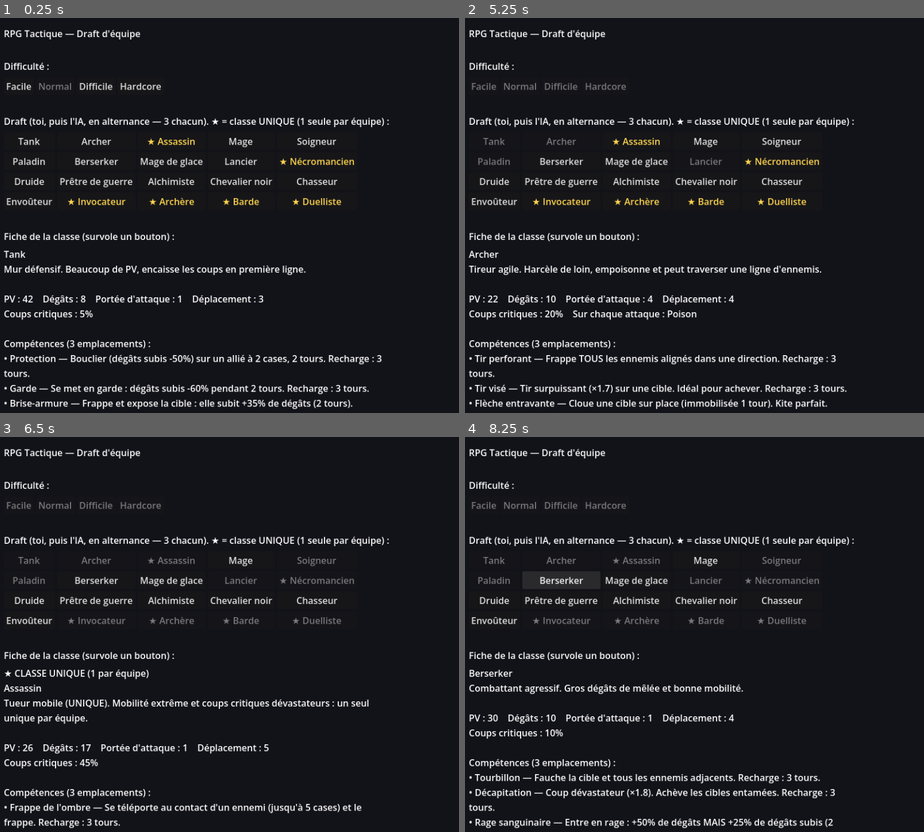
Above: before the commit, frames 1-4 (two rows, left to right).
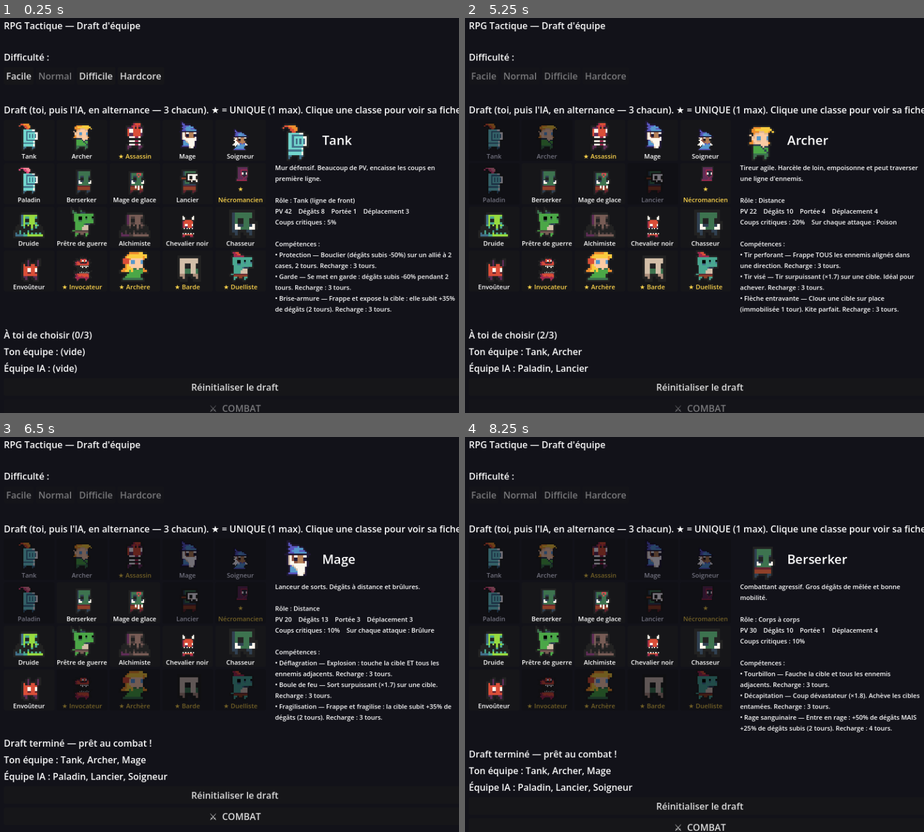
Above: after the commit, the same moments.

Repository: bodji27200-web/mon-jeux-video-
Game: Godot game, scene res://TeamSelect.tscn
The game is run twice, just before and just after one commit, with the same random seed, the same clock (stepped at 60 frames per second) and the same inputs.
Inputs (mouse positions are in pixels of both pictures, inside the frame that each line leads up to):
- Up to frame 1 (0.25 s): no input
- Up to frame 2 (5.25 s): click "Facile" at 0.5 s; click "Normal" at 1.25 s; click "Difficile" at 2 s; click "Normal" at 2.75 s; click "Hardcore" at 3.5 s; click (492, 140) at 4.25 s, where only the run before the commit has a clickable "Tank"; click (561, 140) at 5 s, where only the run before the commit has a clickable "Archer"
- Up to frame 3 (6.5 s): click (169, 559) at 5.75 s, where only the run before the commit has a clickable "★ Assassin"
- Up to frame 4 (8.25 s): click (708, 559) at 6.5 s, where only the run before the commit has a clickable "Mage"; click (547, 602) at 7.27 s; click (561, 579) at 8 s, where only the run before the commit has a clickable "Berserker"

The runs differ from the first frame. In frame 1, 16% of the frame differs, in the area x 0-100%, y 0-100%; in frame 2, 16%; in frame 3, 15%; in frame 4, 16%.

Commit message:
Écran de sélection visuel : cartes (sprite + nom) par classe, fiche détaillée au clic (visuel agrandi, rôle, stats, compétences)

Diff:
--- a/TeamSelect.gd
+++ b/TeamSelect.gd
@@ -5,6 +5,10 @@
 # Une classe choisie (par l'un ou l'autre) quitte le pool commun.
 
 const TEAM_SIZE := 3
+
+# Sprites des classes (réutilise le dico de Unit.gd et la spritesheet CC0).
+const UnitScript := preload("res://Unit.gd")
+const TILESET := preload("res://assets/dungeon_tileset.png")
 
 var _player: Array = []
 var _ai: Array = []
@@ -14,6 +18,8 @@
 var _turn_label: Label
 var _start_btn: Button
 var _info_label: Label
+var _info_sprite: TextureRect
+var _info_name: Label
 var _diff_buttons := {}
 var _class_buttons := {}  # cid -> Button (pour les désactiver quand pris)
 var _taken := {}          # cid -> true : classes déjà draftées (pool partagé)
@@ -21,8 +27,8 @@
 
 func _ready() -> void:
 	var root := VBoxContainer.new()
-	root.position = Vector2(40, 30)
-	root.add_theme_constant_override("separation", 8)
+	root.position = Vector2(40, 16)
+	root.add_theme_constant_override("separation", 6)
 	add_child(root)
 
 	var title := Label.new()
@@ -39,34 +45,46 @@
 		diff_box.add_child(b)
 		_diff_buttons[d] = b
 
-	root.add_child(_section("Draft (toi, puis l'IA, en alternance — %d chacun). ★ = classe UNIQUE (1 seule par équipe) :" % TEAM_SIZE))
-	# Grille pour éviter que la rangée de classes déborde de la fenêtre.
+	root.add_child(_section("Draft (toi, puis l'IA, en alternance — %d chacun). ★ = UNIQUE (1 max). Clique une classe pour voir sa fiche :" % TEAM_SIZE))
+
+	# Zone centrale : grille de cartes (gauche) + fiche détaillée (droite).
+	var middle := HBoxContainer.new()
+	middle.add_theme_constant_override("separation", 16)
+	root.add_child(middle)
+
+	# Grille de cartes (visuel + nom) — une par classe visible.
 	var class_box := GridContainer.new()
 	class_box.columns = 5
-	root.add_child(class_box)
+	middle.add_child(class_box)
 	for cid in GameData.CLASSES:
 		if GameData.CLASSES[cid].get("hidden", false):
 			continue
-		var b := Button.new()
-		# Classe unique : badge ★ + libellé doré (max 1 par équipe).
-		if GameData.CLASSES[cid].get("unique", false):
-			b.text = "★ " + str(GameData.CLASSES[cid].name)
-			b.add_theme_color_override("font_color", Color(1.0, 0.84, 0.30))
-			b.add_theme_color_override("font_hover_color", Color(1.0, 0.92, 0.50))
-		else:
-			b.text = GameData.CLASSES[cid].name
-		b.pressed.connect(_on_pick_class.bind(cid))
-		b.mouse_entered.connect(_show_class_info.bind(cid))
-		b.focus_entered.connect(_show_class_info.bind(cid))
-		class_box.add_child(b)
-		_class_buttons[cid] = b
-
-	# Fiche détaillée de la classe survolée / cliquée (pour comparer avant de choisir).
-	root.add_child(_section("Fiche de la classe (survole un bouton) :"))
+		var card := _make_class_card(cid)
+		class_box.add_child(card)
+		_class_buttons[cid] = card
+
+	# Fiche détaillée : visuel agrandi + nom + stats + compétences.
+	var detail := VBoxContainer.new()
+	detail.custom_minimum_size = Vector2(320, 0)
+	detail.add_theme_constant_override("separation", 4)
+	middle.add_child(detail)
+	var header := HBoxContainer.new()
+	header.add_theme_constant_override("separation", 10)
+	detail.add_child(header)
+	_info_sprite = TextureRect.new()
+	_info_sprite.texture_filter = CanvasItem.TEXTURE_FILTER_NEAREST
+	_info_sprite.stretch_mode = TextureRect.STRETCH_KEEP_ASPECT_CENTERED
+	_info_sprite.custom_minimum_size = Vector2(72, 72)
+	header.add_child(_info_sprite)
+	_info_name = Label.new()
+	_info_name.add_theme_font_size_override("font_size", 22)
+	_info_name.vertical_alignment = VERTICAL_ALIGNMENT_CENTER
+	header.add_child(_info_name)
 	_info_label = Label.new()
 	_info_label.autowrap_mode = TextServer.AUTOWRAP_WORD_SMART
-	_info_label.custom_minimum_size = Vector2(560, 180)
-	root.add_child(_info_label)
+	_info_label.custom_minimum_size = Vector2(320, 0)
+	_info_label.add_theme_font_size_override("font_size", 11)
+	detail.add_child(_info_label)
 
 	_turn_label = Label.new()
 	root.add_child(_turn_label)
@@ -94,6 +112,60 @@
 	var l := Label.new()
 	l.text = "\n" + text
 	return l
+
+
+# Carte cliquable d'une classe : sprite au-dessus, nom en dessous (★ si unique).
+func _make_class_card(cid: String) -> Button:
+	var c: Dictionary = GameData.CLASSES[cid]
+	var btn := Button.new()
+	btn.custom_minimum_size = Vector2(88, 72)
+	btn.focus_mode = Control.FOCUS_NONE
+	var vb := VBoxContainer.new()
+	vb.set_anchors_preset(Control.PRESET_FULL_RECT)
+	vb.mouse_filter = Control.MOUSE_FILTER_IGNORE
+	vb.add_theme_constant_override("separation", 1)
+	btn.add_child(vb)
+	var tr := TextureRect.new()
+	tr.texture = _class_texture(cid)
+	tr.texture_filter = CanvasItem.TEXTURE_FILTER_NEAREST
+	tr.stretch_mode = TextureRect.STRETCH_KEEP_ASPECT_CENTERED
+	tr.size_flags_vertical = Control.SIZE_EXPAND_FILL
+	tr.mouse_filter = Control.MOUSE_FILTER_IGNORE
+	vb.add_child(tr)
+	var lbl := Label.new()
+	lbl.text = ("★ " if c.get("unique", false) else "") + str(c.name)
+	lbl.horizontal_alignment = HORIZONTAL_ALIGNMENT_CENTER
+	lbl.autowrap_mode = TextServer.AUTOWRAP_WORD_SMART
+	lbl.add_theme_font_size_override("font_size", 11)
+	if c.get("unique", false):
+		lbl.add_theme_color_override("font_color", Color(1.0, 0.84, 0.30))
+	lbl.mouse_filter = Control.MOUSE_FILTER_IGNORE
+	vb.add_child(lbl)
+	btn.pressed.connect(_on_pick_class.bind(cid))
+	btn.mouse_entered.connect(_show_class_info.bind(cid))
+	return btn
+
+
+# Texture du sprite (1re frame idle) d'une classe, depuis la spritesheet.
+func _class_texture(cid: String) -> Texture2D:
+	if not UnitScript.SPRITES.has(cid):
+		return null
+	var at := AtlasTexture.new()
+	at.atlas = TILESET
+	at.region = UnitScript.SPRITES[cid]
+	return at
+
+
+func _role_label(r: String) -> String:
+	match r:
+		"tank":
+			return "Tank (ligne de front)"
+		"ranged":
+			return "Distance"
+		"healer":
+			return "Soutien / Soin"
+		_:
+			return "Corps à corps"
 
 
 func _first_visible() -> String:
@@ -149,7 +221,10 @@
 	for cid in _class_buttons:
 		var taken: bool = _taken.has(cid)
 		var unique_locked: bool = locked and GameData.CLASSES[cid].get("unique", false)
-		_class_buttons[cid].disabled = taken or unique_locked
+		var dis: bool = taken or unique_locked
+		_class_buttons[cid].disabled = dis
+		# Carte grisée quand elle n'est plus sélectionnable (prise ou verrouillée).
+		_class_buttons[cid].modulate = Color(0.45, 0.45, 0.5) if dis else Color(1, 1, 1)
 
 
 func _available() -> Array:
@@ -200,15 +275,25 @@
 	if _info_label == null:
 		return
 	var c: Dictionary = GameData.CLASSES[cid]
-	var badge := "★ CLASSE UNIQUE (1 par équipe)\n" if c.get("unique", false) else ""
-	var t := "%s%s\n%s\n\n" % [badge, c.name, c.get("description", "")]
-	t += "PV : %d    Dégâts : %d    Portée d'attaque : %d    Déplacement : %d\n" % [c.max_hp, c.attack, c.attack_range, c.move_range]
+	# En-tête : visuel agrandi + nom (doré si unique).
+	if _info_sprite:
+		_info_sprite.texture = _class_texture(cid)
+	if _info_name:
+		_info_name.text = ("★ " if c.get("unique", false) else "") + str(c.name)
+		_info_name.add_theme_color_override("font_color",
+				Color(1.0, 0.84, 0.30) if c.get("unique", false) else Color(1, 1, 1))
+	var t := ""
+	if c.get("unique", false):
+		t += "CLASSE UNIQUE — 1 seule par équipe\n"
+	t += "%s\n\n" % c.get("description", "")
+	t += "Rôle : %s\n" % _role_label(str(c.get("role", "melee")))
+	t += "PV %d    Dégâts %d    Portée %d    Déplacement %d\n" % [c.max_hp, c.attack, c.attack_range, c.move_range]
 	t += "Coups critiques : %d%%" % int(c.crit_chance * 100)
 	if c.has("on_hit"):
 		t += "    Sur chaque attaque : %s" % str(GameData.BUFFS.get(c.on_hit, {}).get("name", c.on_hit))
 	# Compétences actives (jusqu'à 3 ; les emplacements suivants sont à venir).
 	var acts: Array = c.get("actives", [c.active] if c.has("active") else [])
-	t += "\n\nCompétences (3 emplacements) :\n"
+	t += "\n\nCompétences :\n"
 	for i in 3:
 		if i < acts.size():
 			var s: Dictionary = acts[i]
Not shown, added: shot.png.import
